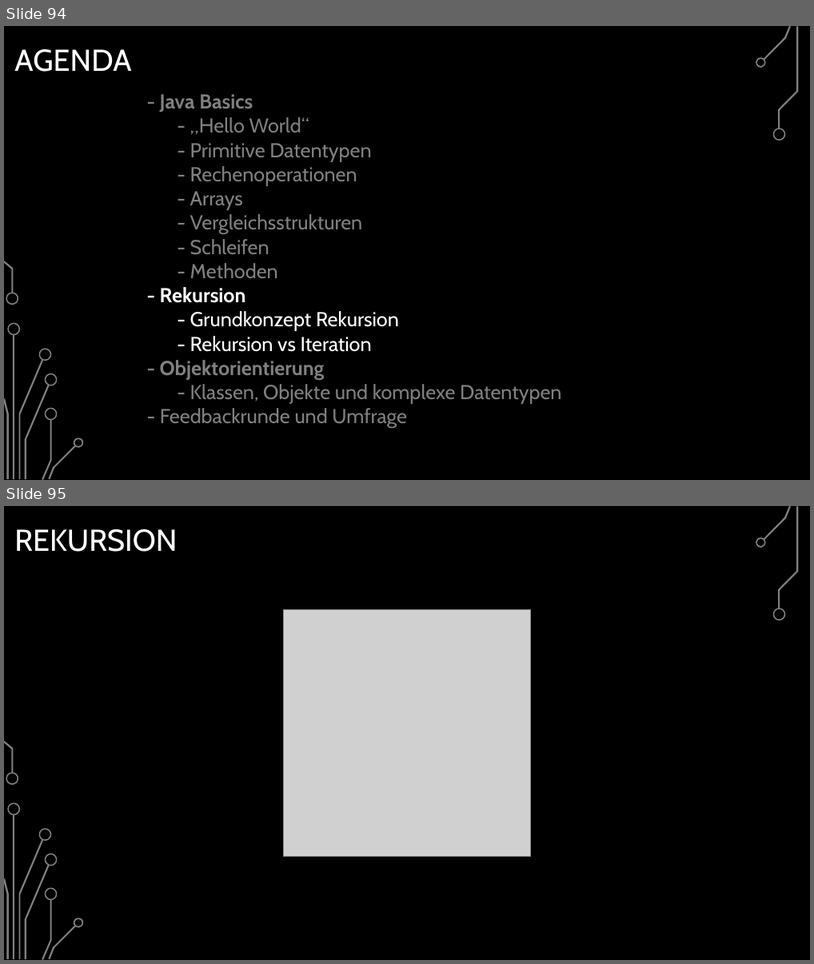
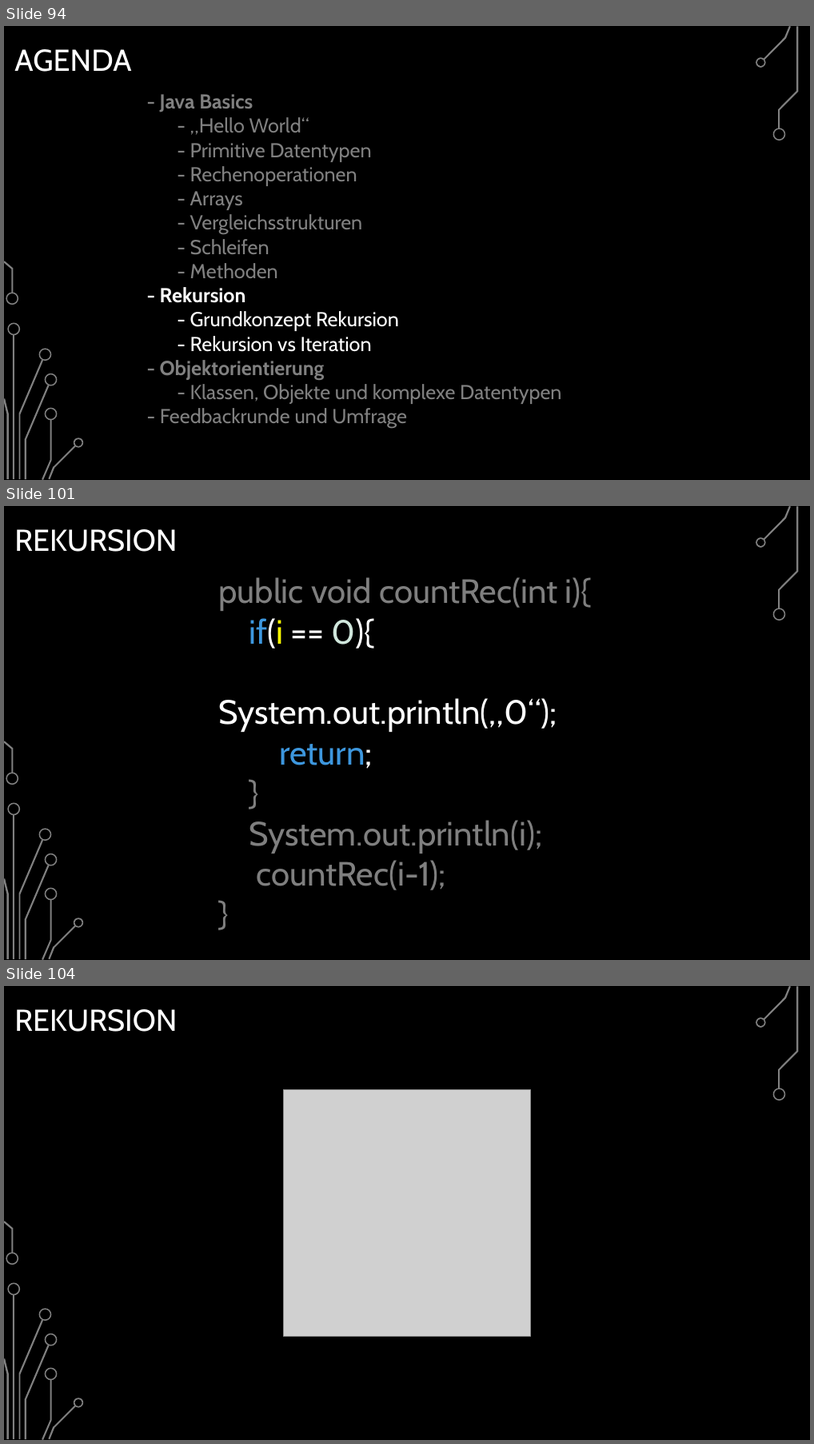
Before and after one commit to BelmontR/Java-Tutorial-Course, a slide deck: Java Grundkurs.pptx. Shown one above the other, each under a label of ours: slides 94 and 95 before the commit, slides 94, 101 and 104 after it; the slides between them are not shown. The pictures are 814x964 and 814x1444 pixels, drawn with LibreOffice and Linux fonts; fonts in the diff are those of the drawing; grey boxes stand for pictures; background and template pictures are left out. Boxes give left, top, right and bottom in pixels: in the first picture for what was removed or moved away, otherwise in the second. Text is boxed around its words. In the diff, an @@ line names an element or a change of style, - is before the commit and + after.

Commit message:
Added Rekursion Chapter with Example Code

```diff
--- a/Java Grundkurs.pptx
+++ b/Java Grundkurs.pptx
@@ slide 101 added at (4, 506, 810, 960), background picture (left out); not listed: 17 template elements that a slide beside it also shows @@
@@ title added at (14, 529, 177, 552), 36 pt, text #FFFFFF @@
+REKURSION
@@ text added at (218, 577, 591, 890), 40 pt, text #7F7F7F @@
+public void countRec(int i){
+if(i == 0){
+System.out.println(„0“);
+return;
+}
+System.out.println(i);
+countRec(i-1);
+}
@@ what was slide 95 is now slide 104 @@
```
Also in this commit, not shown: 8 other slides added, 4 other files.
